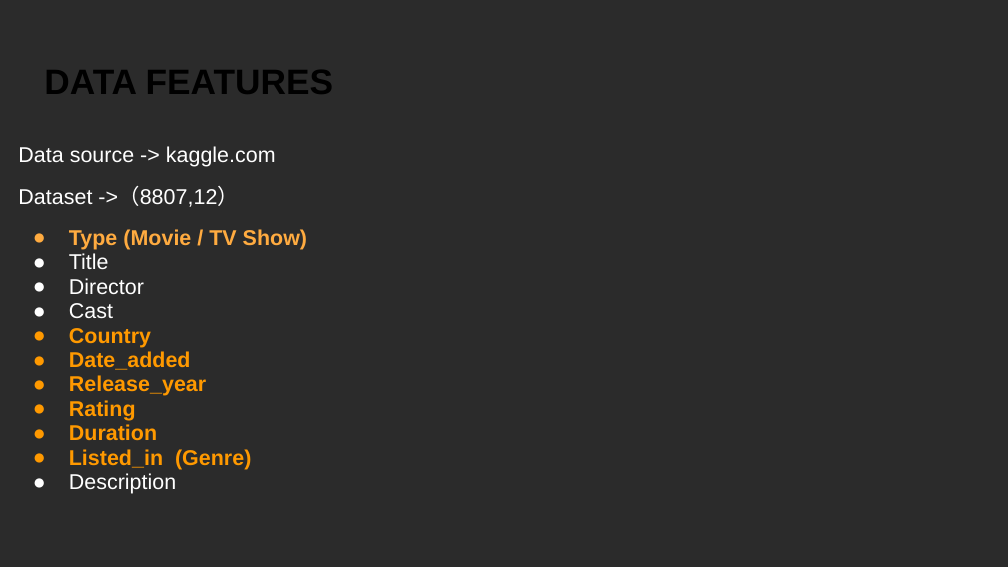
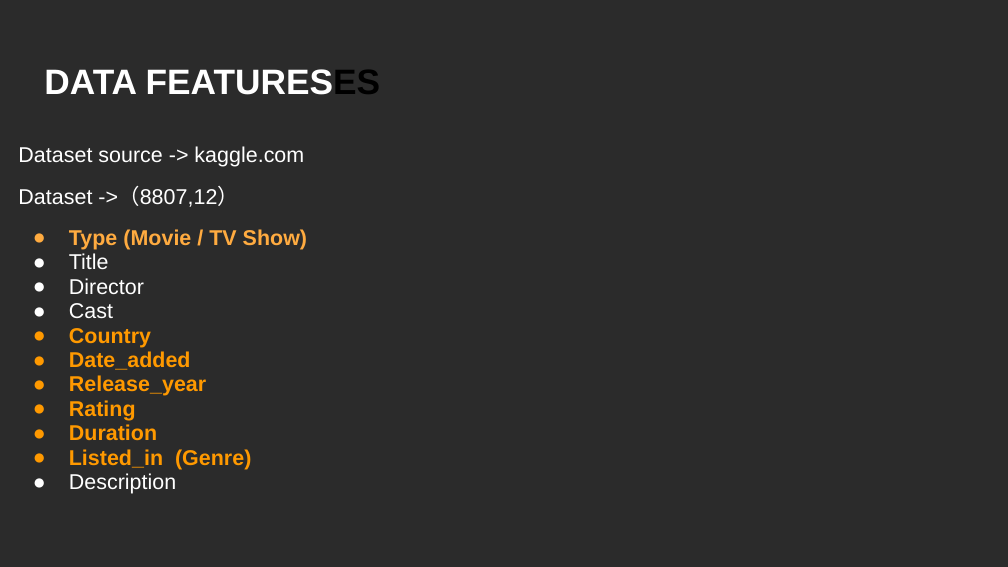
Before and after one commit to Yunling-G/Mid-Project, a slide deck: slide 3 of slides/mid-project.pptx. Drawn at 1008x567 pixels with LibreOffice and Linux fonts; fonts in the diff are those of the drawing; background and template pictures are left out; a plain dark background stands for a picture behind light text. Boxes give left, top, right and bottom in pixels: in the first picture for what was removed or moved away, otherwise in the second. Text is boxed around its words. In the diff, an @@ line names an element or a change of style, - is before the commit and + after.

```diff
--- a/slides/mid-project.pptx
+++ b/slides/mid-project.pptx
@@ title at [44,69,381,95]: text changed; text colour #000000 to #FFFFFF @@
-DATA FEATURES
+DATA FEATURESES
@@ text at [18,146,304,167]: text changed @@
-Data source -> kaggle.com
+Dataset source -> kaggle.com
```
Also in this commit, not shown: 4 other slides changed, 3 slides added, 2 slides removed.
